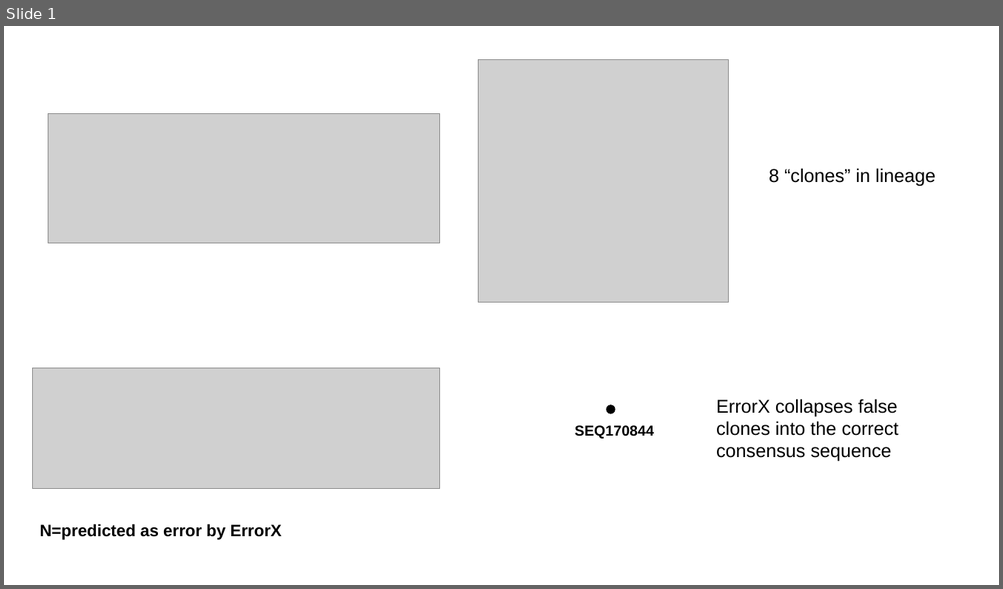
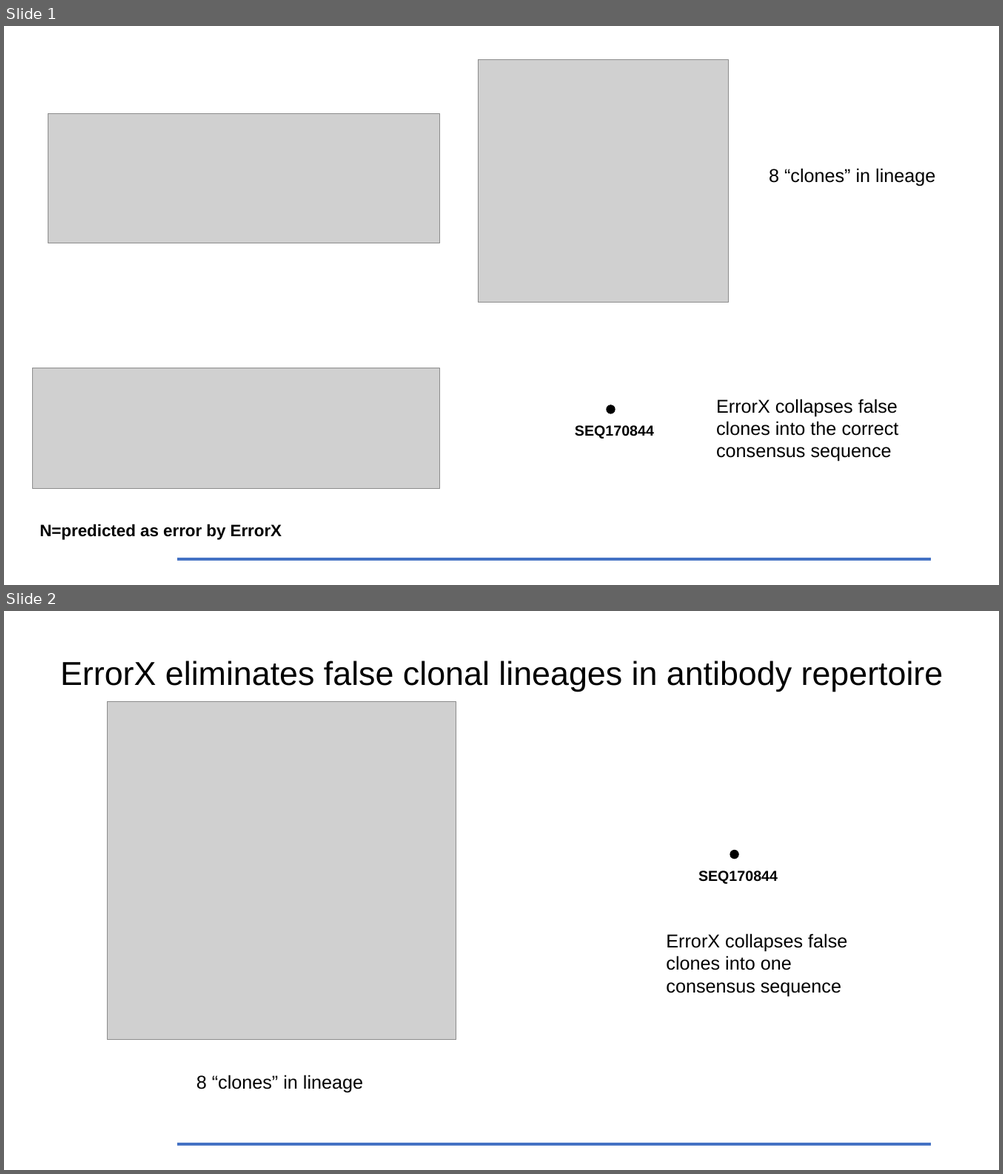
Before and after one commit to sevya/errorx, a slide deck: test_case/test_case_summary.pptx. Shown one above the other, each under a label of ours: slide 1 before the commit, slides 1 and 2 after it. The pictures are 1003x589 and 1003x1174 pixels, drawn with LibreOffice and Linux fonts; fonts in the diff are those of the drawing; grey boxes stand for pictures. Boxes give left, top, right and bottom in pixels: in the first picture for what was removed or moved away, otherwise in the second. Text is boxed around its words. In the diff, an @@ line names an element or a change of style, - is before the commit and + after.

```diff
--- a/test_case/test_case_summary.pptx
+++ b/test_case/test_case_summary.pptx
@@ slide 2 added at [4, 611, 999, 1170], background #FFFFFF; not listed: 1 template element that a slide beside it also shows @@
@@ title added at [60, 661, 943, 692], 32 pt, text #000000 @@
+ErrorX eliminates false clonal lineages in antibody repertoire
@@ picture added at [107, 702, 455, 1040] @@
@@ ellipse added at [730, 851, 738, 859], fill #000000, outline #000000 1 pt @@
@@ text added at [698, 871, 777, 884], 14 pt, text #000000, bold @@
+SEQ170844
@@ text added at [666, 934, 847, 997], 18 pt, text #000000 @@
+ErrorX collapses false clones into one consensus sequence
@@ text added at [196, 1075, 363, 1093], 18 pt, text #000000 @@
+8 “clones” in lineage
@@ slide 1 changed as well @@
@@ line added from (177, 560) to (930, 560), #4472C4 3 pt @@
```
Also in this commit, not shown: 1 other slide added, 14 other files.
